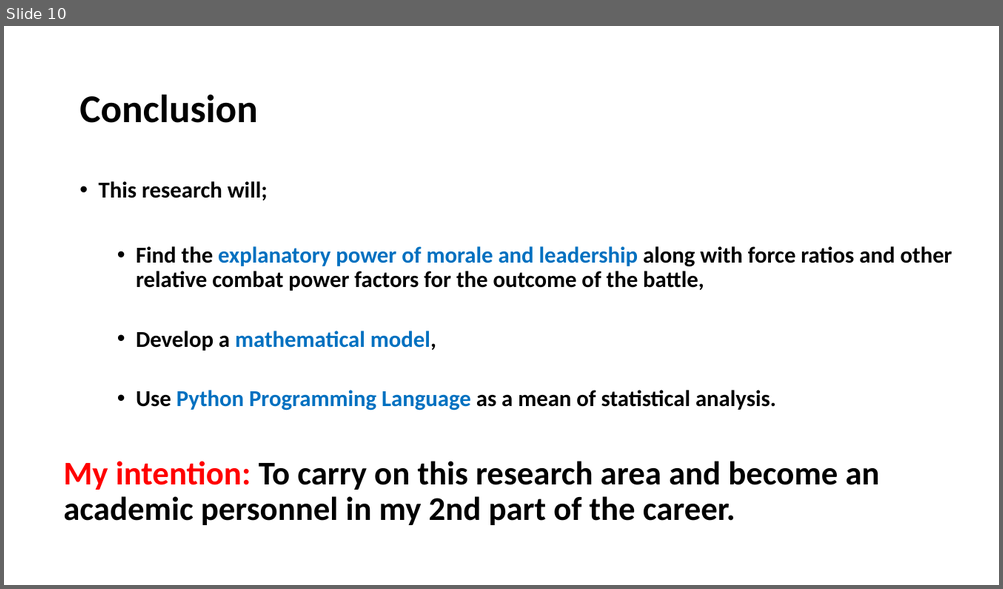
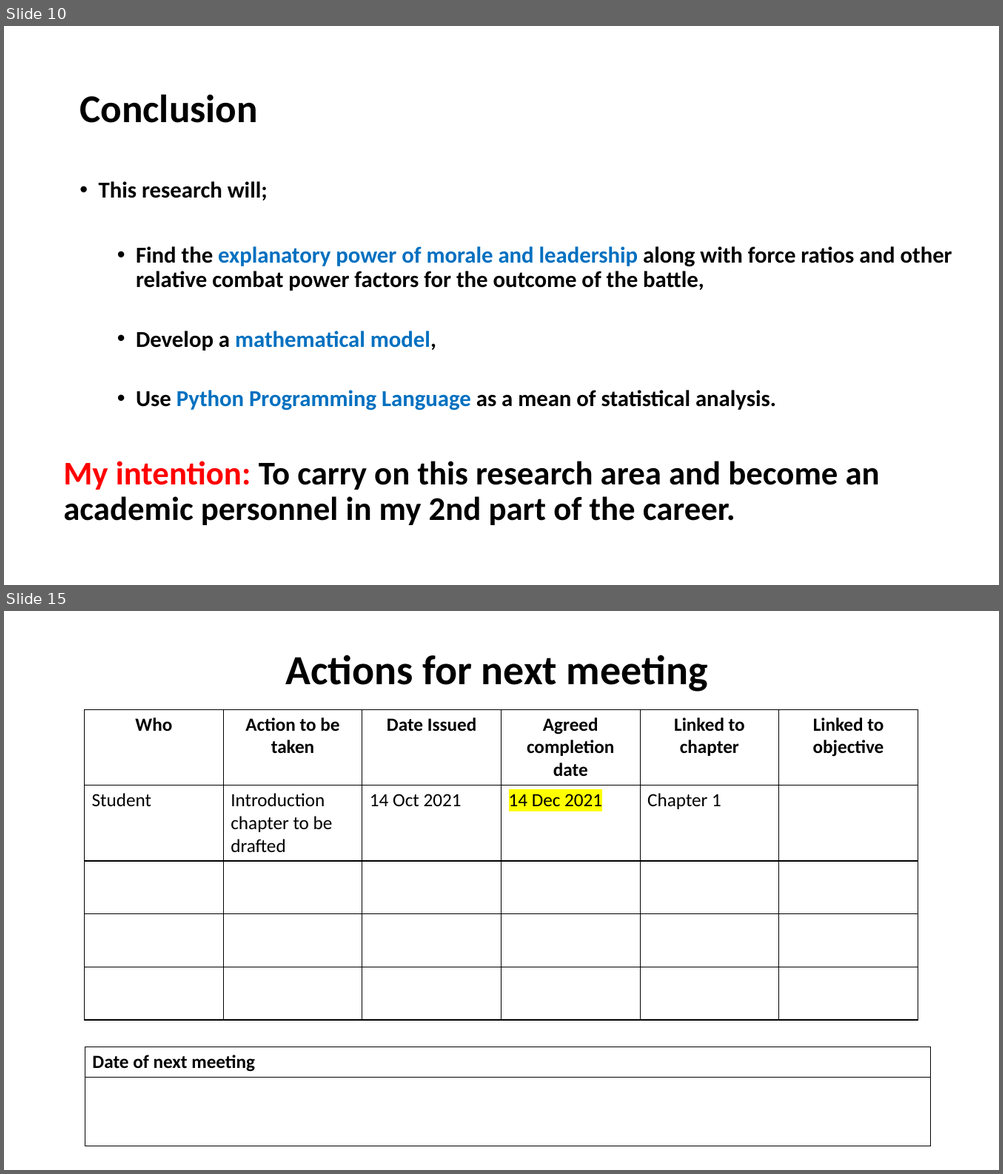
Before and after one commit to GurkanGitHub/PhD, a slide deck: PhD Discussion.pptx. Shown one above the other, each under a label of ours: slide 10 before the commit, slides 10 and 15 after it; the slides between them are not shown. The pictures are 1003x589 and 1003x1174 pixels, drawn with LibreOffice and Linux fonts; fonts in the diff are those of the drawing. Boxes give left, top, right and bottom in pixels: in the first picture for what was removed or moved away, otherwise in the second. Text is boxed around its words. In the diff, an @@ line names an element or a change of style, - is before the commit and + after.

```diff
--- a/PhD Discussion.pptx
+++ b/PhD Discussion.pptx
@@ slide 15 added at (4,611,999,1170), background #FFFFFF @@
@@ title added at (285,655,708,692), 40 pt, text #000000, bold @@
+Actions for next meeting
@@ table added at (85,709,917,1017), 5 rows, 6 columns @@
+Who | Action to be taken | Date Issued | Agreed completion date | Linked to chapter | Linked to objective
+Student | Introduction chapter to be drafted | 14 Oct 2021 | 14 Dec 2021 | Chapter 1 | 
+ |  |  |  |  | 
+ |  |  |  |  | 
+ |  |  |  |  | 
@@ table added at (85,1048,930,1146), 2 rows, 1 columns @@
+Date of next meeting
+
```
Also in this commit, not shown: 7 other slides added, 4 other files.
